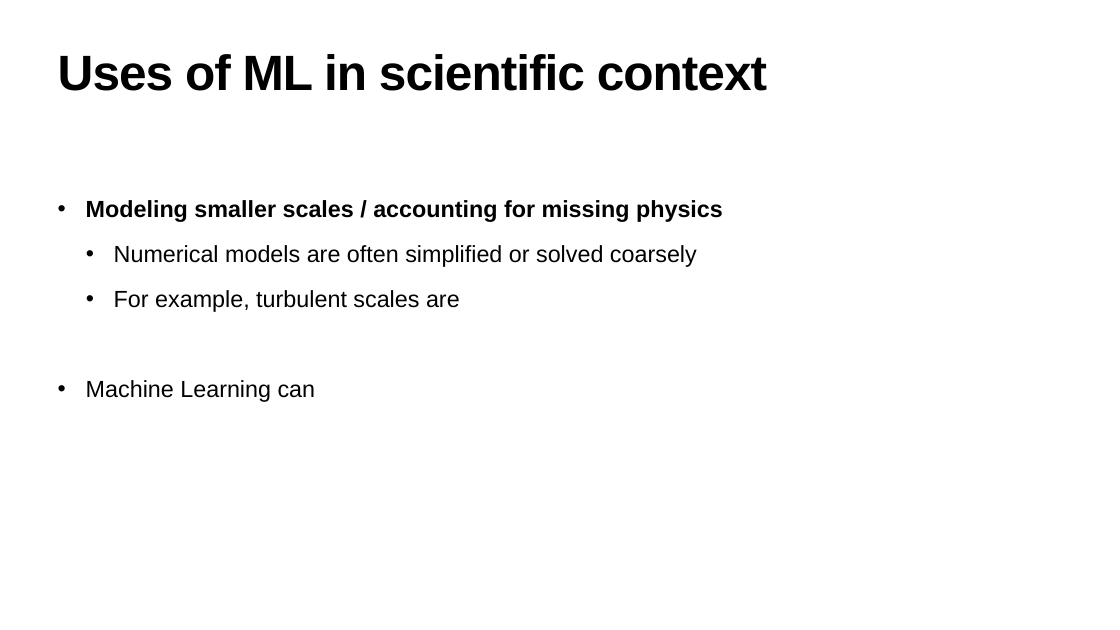
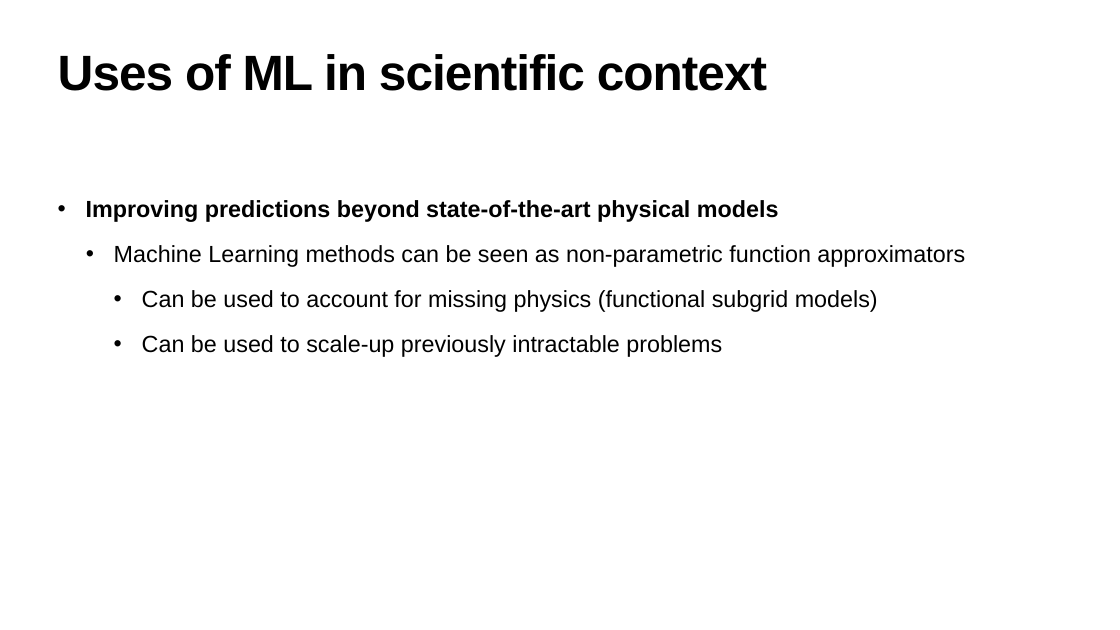
Before and after one commit to hanveiga/amld-2021-repML, a slide deck: slide 13 of slides/workshop skeleton.pptx (slide 12 before the commit). Drawn at 1120x630 pixels with LibreOffice and Linux fonts; fonts in the diff are those of the drawing. Boxes give left, top, right and bottom in pixels: in the first picture for what was removed or moved away, otherwise in the second. Text is boxed around its words. In the diff, an @@ line names an element or a change of style, - is before the commit and + after.

Commit message:
more slides

```diff
--- a/slides/workshop skeleton.pptx
+++ b/slides/workshop skeleton.pptx
@@ text at [86, 200, 965, 357]: text changed @@
-• Modeling smaller scales / accounting for missing physics
-  • Numerical models are often simplified or solved coarsely
-  • For example, turbulent scales are
-• Machine Learning can
+• Improving predictions beyond state-of-the-art physical models
+  • Machine Learning methods can be seen as non-parametric function approximators
+    • Can be used to account for missing physics (functional subgrid models)
+    • Can be used to scale-up previously intractable problems
```
Also in this commit, not shown: 14 other slides changed, 15 slides added, 1 slide removed.
